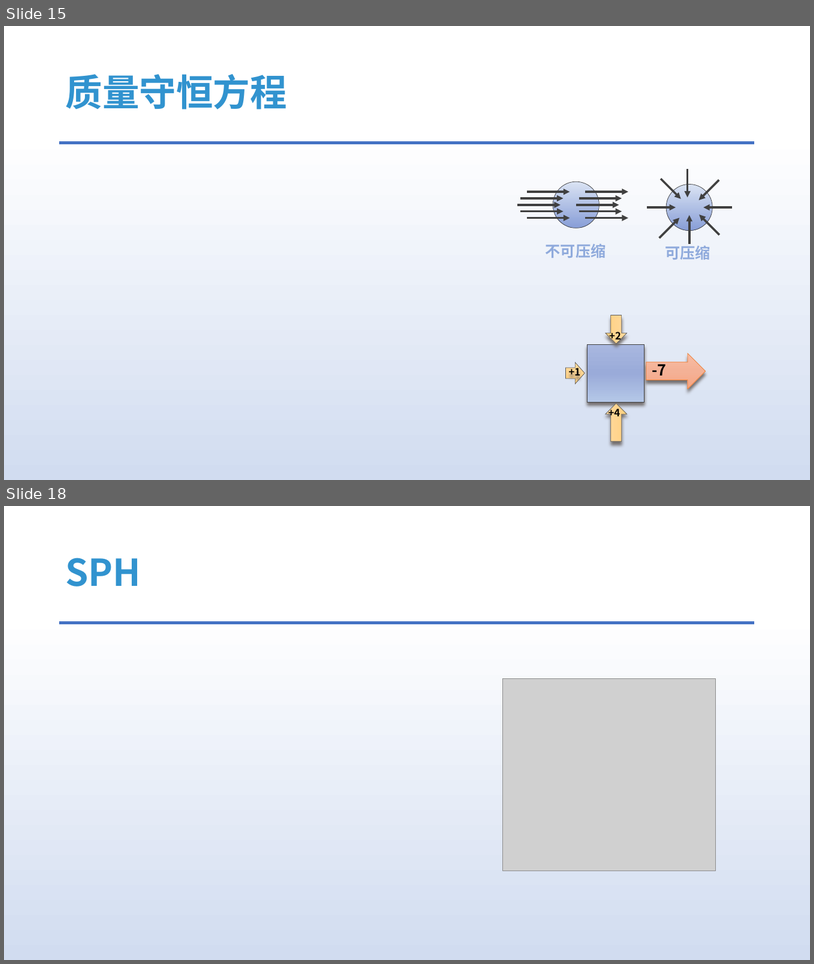
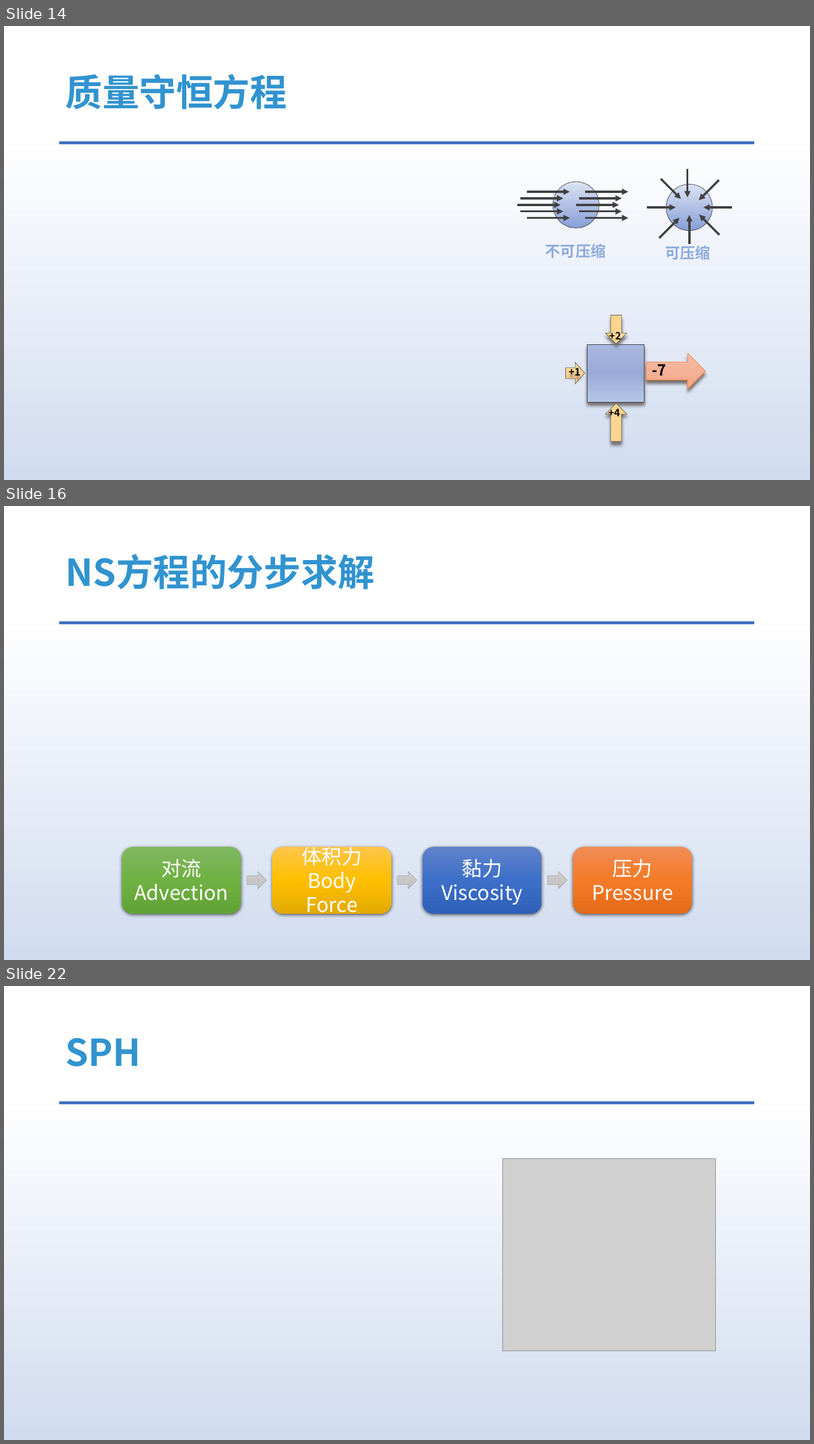
Before and after one commit to answerear/UnityFluid, a slide deck: doc/流体模拟入门分享.pptx. Shown one above the other, each under a label of ours: slides 15 and 18 before the commit, slides 14, 16 and 22 after it; the slides between them are not shown. The pictures are 814x964 and 814x1444 pixels, drawn with LibreOffice and Linux fonts; fonts in the diff are those of the drawing; grey boxes stand for pictures. Boxes give left, top, right and bottom in pixels: in the first picture for what was removed or moved away, otherwise in the second. Text is boxed around its words. In the diff, an @@ line names an element or a change of style, - is before the commit and + after.

```diff
--- a/doc/流体模拟入门分享.pptx
+++ b/doc/流体模拟入门分享.pptx
@@ slide 16 added at (4,506,810,960), background gradient #FFFFFF to #D1DCF0 to #DAE3F3 to #ABC0E4 to #BECEEA to #C7D5ED; not listed: 1 template element that a slide beside it also shows @@
@@ title added at (65,554,375,589), 44 pt, text #3193CF, bold @@
+NS方程的分步求解
@@ group added at (122,847,692,913): 4 rounded rectangles, 3 right arrows @@
+对流
+Advection
+体积力
+Body Force
+黏力
+Viscosity
+压力
+Pressure
@@ what was slide 15 is now slide 14 @@
@@ what was slide 18 is now slide 22 @@
```
Also in this commit, not shown: 5 slides changed, 9 other slides added, 2 slides removed.
